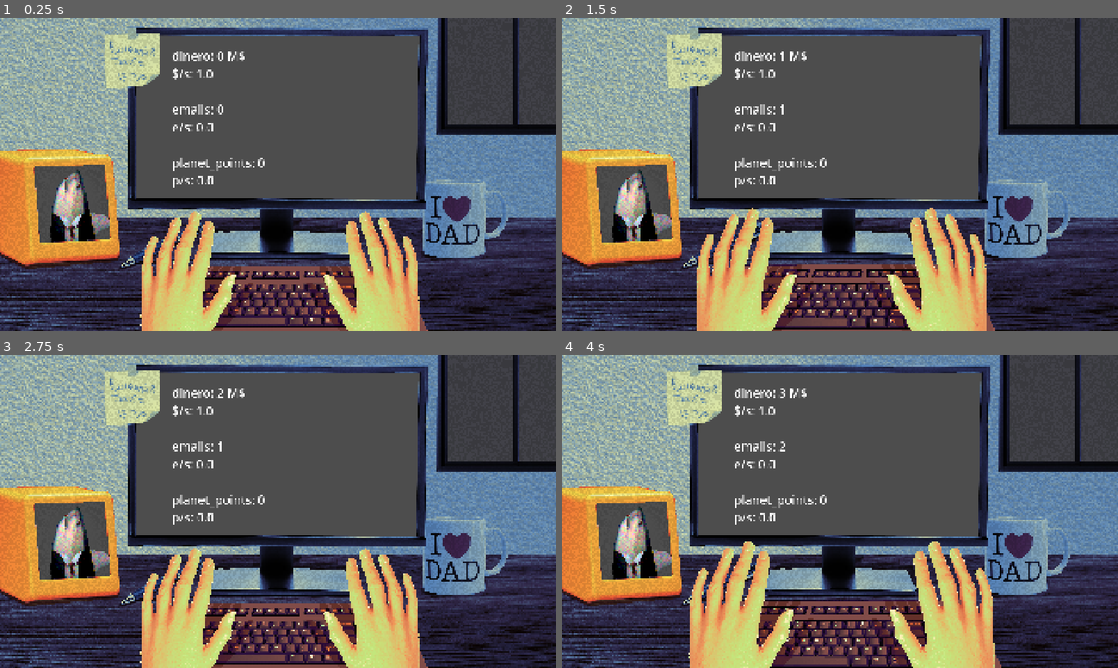
Above: before the commit, frames 1-4 (two rows, left to right).
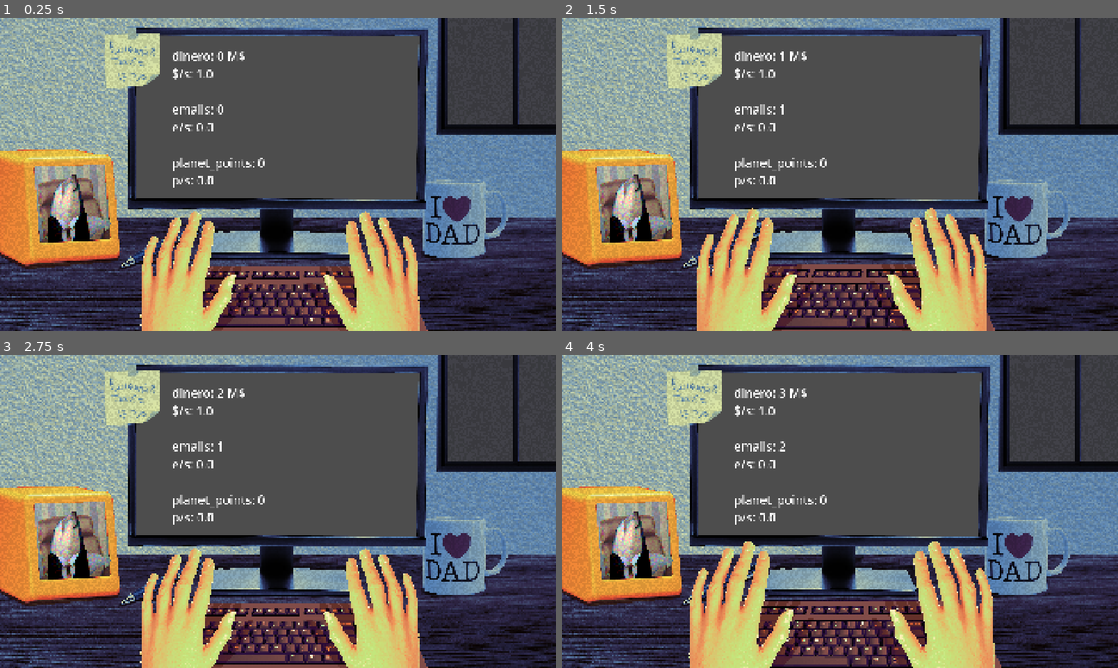
Above: after the commit, the same moments.

Repository: Clansayo/FlamanteGameJam
Game: Godot game, scene res://scenes/Main/MainScene.tscn
Two runs of this game, one before a commit and one after it. Both use one fixed random seed, a clock stepped at 60 frames per second and the inputs below. This scene is started directly instead of the project's main scene.
Inputs (mouse positions are in pixels of both pictures, inside the frame that each line leads up to):
- Up to frame 1 (0.25 s): no input
- Up to frame 2 (1.5 s): click (845, 287) at 0.5 s; move the mouse to (962, 158) at 1.27 s; press the mouse at (962, 158) at 1.28 s; hold D (move_right) from 1.28 s (still down)
- Up to frame 3 (2.75 s): move the mouse to (166, 527) at 2.02 s; release D (move_right) at 2.03 s; release the mouse at (166, 527) at 2.03 s; hold S (move_down) from 2.03 s (still down); click (166, 527) at 2.1 s
- Up to frame 4 (4 s): move the mouse to (895, 442) at 2.77 s; release S (move_down) at 2.78 s; press the mouse at (895, 442) at 2.78 s; hold D (move_right) 2.78-3.53 s; move the mouse to (812, 574) at 3.52 s; release the mouse at (812, 574) at 3.53 s; hold W (move_up) from 3.53 s (still down); click (812, 574) at 3.6 s

The runs differ from the first frame. In frame 1, 2.7% of the frame differs, in the area x 6-22%, y 46-76%; in frame 2, 2.7%; in frame 3, 2.7%; in frame 4, 2.7%.

Commit message:
yago me niego a acordarme de lo que he hecho y encima ponerlo en el pull

Diff:
--- a/scenes/Main/MainScene.tscn
+++ b/scenes/Main/MainScene.tscn
@@ -2,29 +2,55 @@
 
 [ext_resource type="Script" uid="uid://c00hfrflt640b" path="res://scenes/Main/MainManager.gd" id="1_j720q"]
 [ext_resource type="Texture2D" uid="uid://bmln2pnic7and" path="res://resources/sprites/fondo.png" id="1_l353u"]
+[ext_resource type="Texture2D" uid="uid://b16bh0xy1hlo1" path="res://resources/sprites/fondo_jefe.png" id="2_1xk82"]
 [ext_resource type="Texture2D" uid="uid://cty3nypxjcoac" path="res://resources/sprites/Teclado.png" id="2_5hlhw"]
 [ext_resource type="SpriteFrames" uid="uid://di878oetghqop" path="res://resources/Animations/Ferran.tres" id="2_nfu33"]
 [ext_resource type="Texture2D" uid="uid://idla2vgrtxb7" path="res://resources/sprites/Teclado_pulsado.png" id="3_j720q"]
 [ext_resource type="Script" uid="uid://caqbx6ccamkbq" path="res://scenes/Click/click.gd" id="4_8w4u8"]
+[ext_resource type="Script" uid="uid://i2d1eu4kyakv" path="res://scenes/Main/ferran_sprite.gd" id="4_xqmat"]
 [ext_resource type="PackedScene" uid="uid://bnsmdxltc12a5" path="res://scenes/CurrencyManager/currency_manager.tscn" id="6_8w4u8"]
+[ext_resource type="Texture2D" uid="uid://djndblsts34ph" path="res://resources/sprites/relojpartio.png" id="6_70ueb"]
+
+[sub_resource type="RectangleShape2D" id="RectangleShape2D_k5thl"]
+size = Vector2(292, 298)
 
 [node name="MainScene" type="Node" unique_id=1411292886]
 script = ExtResource("1_j720q")
 
 [node name="UI" type="CanvasLayer" parent="." unique_id=273827565]
 
+[node name="FondoJefe" type="Sprite2D" parent="UI" unique_id=1723593505]
+position = Vector2(250.00005, 645)
+rotation = -0.07853982
+scale = Vector2(0.3528428, 0.3528428)
+texture = ExtResource("2_1xk82")
+
+[node name="Fondo" type="Sprite2D" parent="UI" unique_id=711365100]
+position = Vector2(960, 540)
+texture = ExtResource("1_l353u")
+
 [node name="FerranSprite" type="AnimatedSprite2D" parent="UI" unique_id=501432011]
-position = Vector2(247, 638.88)
+position = Vector2(235.17, 647.26)
 rotation = -0.054105207
-scale = Vector2(0.242, 0.242)
+scale = Vector2(0.232, 0.232)
 sprite_frames = ExtResource("2_nfu33")
 animation = &"Idle"
 autoplay = "Idle"
 frame_progress = 0.7510335
+script = ExtResource("4_xqmat")
 
-[node name="Fondo" type="Sprite2D" parent="UI" unique_id=711365100]
+[node name="Area2D" type="Area2D" parent="UI/FerranSprite" unique_id=2112651625]
+position = Vector2(-876.3996, -2691.333)
+rotation = 0.054105207
+scale = Vector2(4.1322317, 4.1322317)
+
+[node name="CollisionShape2D" type="CollisionShape2D" parent="UI/FerranSprite/Area2D" unique_id=1459840281]
+position = Vector2(241, 650)
+shape = SubResource("RectangleShape2D_k5thl")
+
+[node name="Relojpartio" type="Sprite2D" parent="UI" unique_id=1421590638]
 position = Vector2(960, 540)
-texture = ExtResource("1_l353u")
+texture = ExtResource("6_70ueb")
 
 [node name="Teclado" type="TextureButton" parent="UI" unique_id=54294405]
 offset_left = 428.0
@@ -60,6 +86,8 @@
 
 [node name="CurrencyManager" parent="." unique_id=238071387 instance=ExtResource("6_8w4u8")]
 
+[connection signal="mouse_entered" from="UI/FerranSprite/Area2D" to="UI/FerranSprite" method="_on_area_2d_mouse_entered"]
+[connection signal="mouse_exited" from="UI/FerranSprite/Area2D" to="UI/FerranSprite" method="_on_area_2d_mouse_exited"]
 [connection signal="button_down" from="UI/Teclado" to="UI/Teclado" method="_on_button_down"]
 [connection signal="button_up" from="UI/Teclado" to="UI/Teclado" method="_on_button_up"]
 [connection signal="mouse_entered" from="UI/Teclado" to="UI/Teclado" method="_on_mouse_entered"]
--- /dev/null
+++ b/scenes/Main/ferran_sprite.gd
@@ -0,0 +1,20 @@
+extends AnimatedSprite2D
+
+var escala = 0.31
+var escala2 = 0.232
+
+# Called when the node enters the scene tree for the first time.
+func _ready() -> void:
+	pass
+
+
+func _on_area_2d_mouse_entered() -> void:
+	var teclado: Tween= create_tween()
+	teclado.set_ease(Tween.EASE_OUT).set_trans(Tween.TRANS_BOUNCE)
+	teclado.tween_property(self,"scale", Vector2(escala, escala), 1)
+
+
+func _on_area_2d_mouse_exited() -> void:
+	var teclado: Tween= create_tween()
+	teclado.set_ease(Tween.EASE_OUT).set_trans(Tween.TRANS_BOUNCE)
+	teclado.tween_property(self,"scale", Vector2(escala2, escala2), 1)
Binary file added: resources/sprites/fondo_jefe.png
Not shown, added: resources/sprites/fondo_jefe.png.import
Binary file added: resources/sprites/relojpartio.png
Not shown, added: resources/sprites/relojpartio.png.import
Not shown, added: scenes/Main/ferran_sprite.gd.uid
